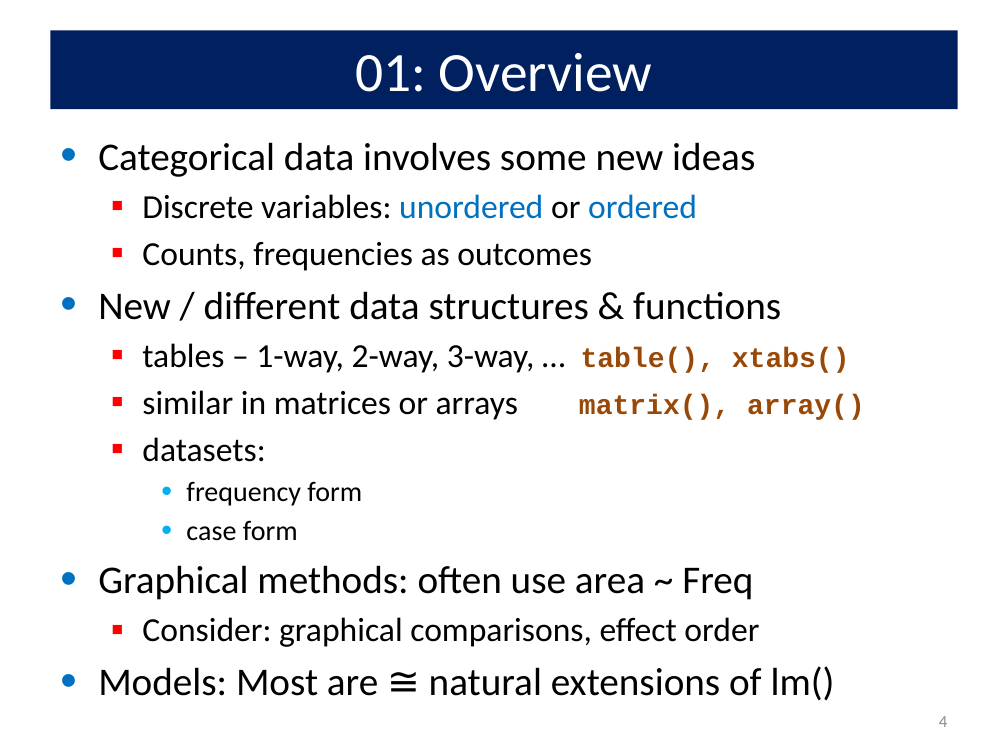
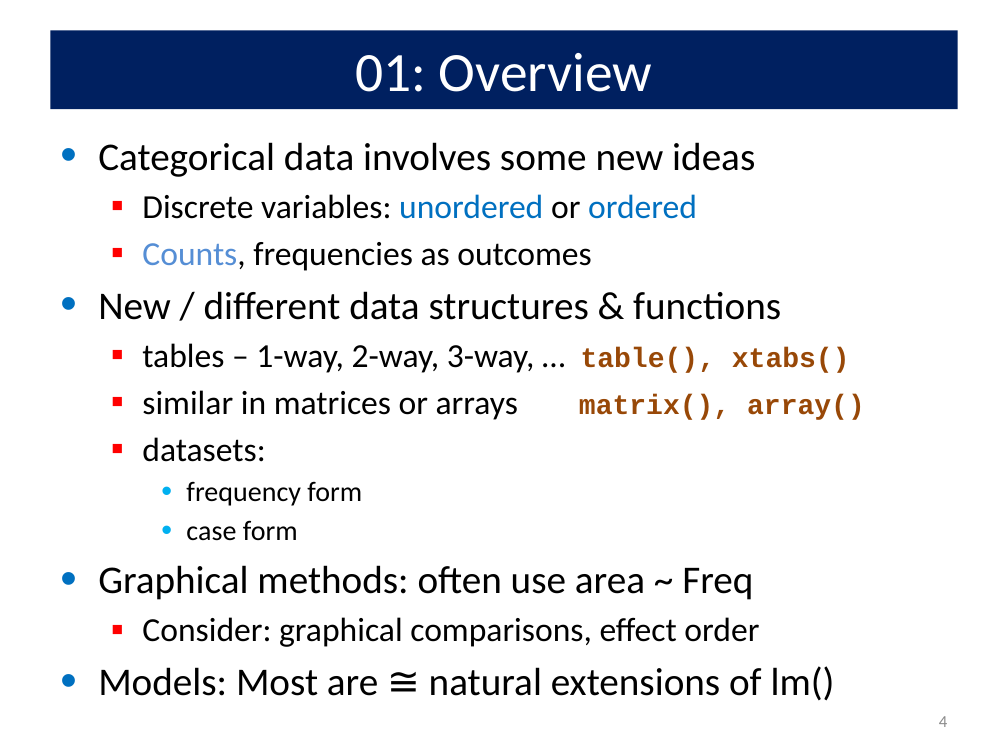
Before and after one commit to friendly/psy6136, a slide deck: slide 4 of docs/lectures/99-Summary.pptx. Drawn at 1008x756 pixels with LibreOffice and Linux fonts; fonts in the diff are those of the drawing. Boxes give left, top, right and bottom in pixels: in the first picture for what was removed or moved away, otherwise in the second. Text is boxed around its words. In the diff, an @@ line names an element or a change of style, - is before the commit and + after.

```diff
--- a/docs/lectures/99-Summary.pptx
+++ b/docs/lectures/99-Summary.pptx
@@ text at [142, 242, 592, 271]: text colour #000000 to #558ED5 in "Counts," @@
```
Also in this commit, not shown: 12 other slides changed, 10 other files.
